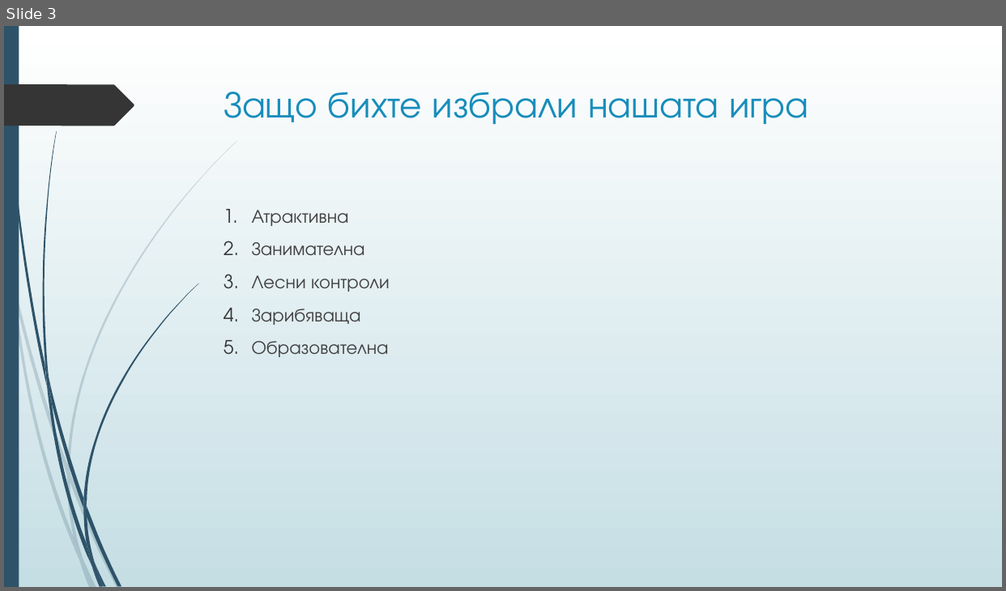
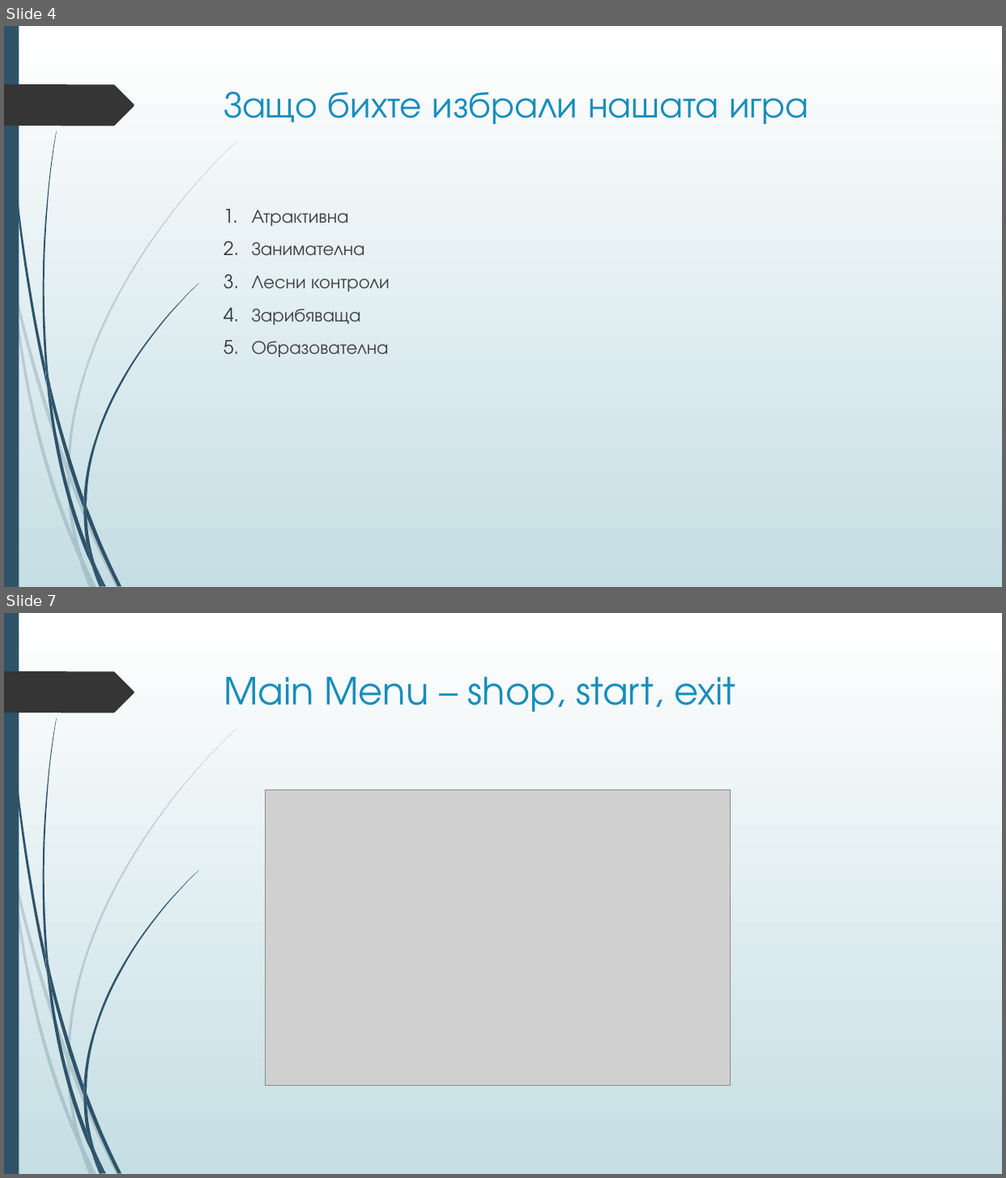
Before and after one commit to boki1/Hack30xTUES-, a slide deck: Hack 30 xTUES presentation.pptx. Shown one above the other, each under a label of ours: slide 3 before the commit, slides 4 and 7 after it; the slides between them are not shown. The pictures are 1006x591 and 1006x1178 pixels, drawn with LibreOffice and Linux fonts; fonts in the diff are those of the drawing; grey boxes stand for pictures. Boxes give left, top, right and bottom in pixels: in the first picture for what was removed or moved away, otherwise in the second. Text is boxed around its words. In the diff, an @@ line names an element or a change of style, - is before the commit and + after.

```diff
--- a/Hack 30 xTUES presentation.pptx
+++ b/Hack 30 xTUES presentation.pptx
@@ slide 7 added at <box>4,613,1002,1174</box>, background gradient #FFFFFF to #C5DEE5; not listed: 24 template elements that a slide beside it also shows @@
@@ title added at <box>224,677,735,712</box>, 36 pt, text #178DBB @@
+Main Menu – shop, start, exit
@@ picture added at <box>266,790,731,1085</box> @@
@@ what was slide 3 is now slide 4 @@
```
Also in this commit, not shown: 4 slides changed, 5 other slides added, 1 slide removed.
